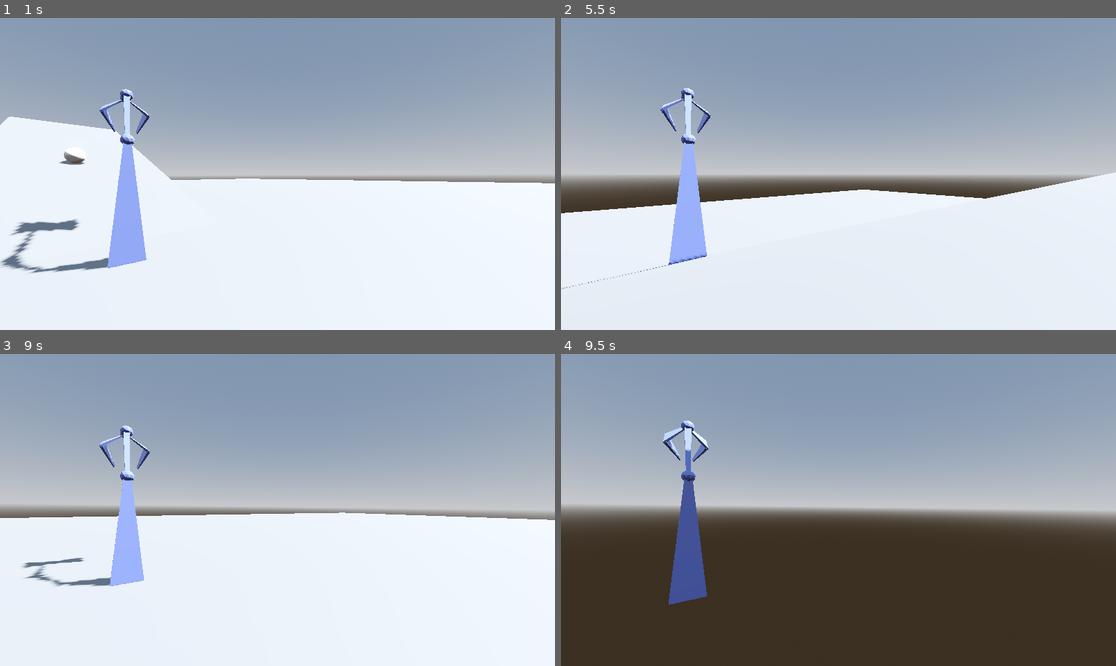
Above: before the commit, frames 1-4 (two rows, left to right).
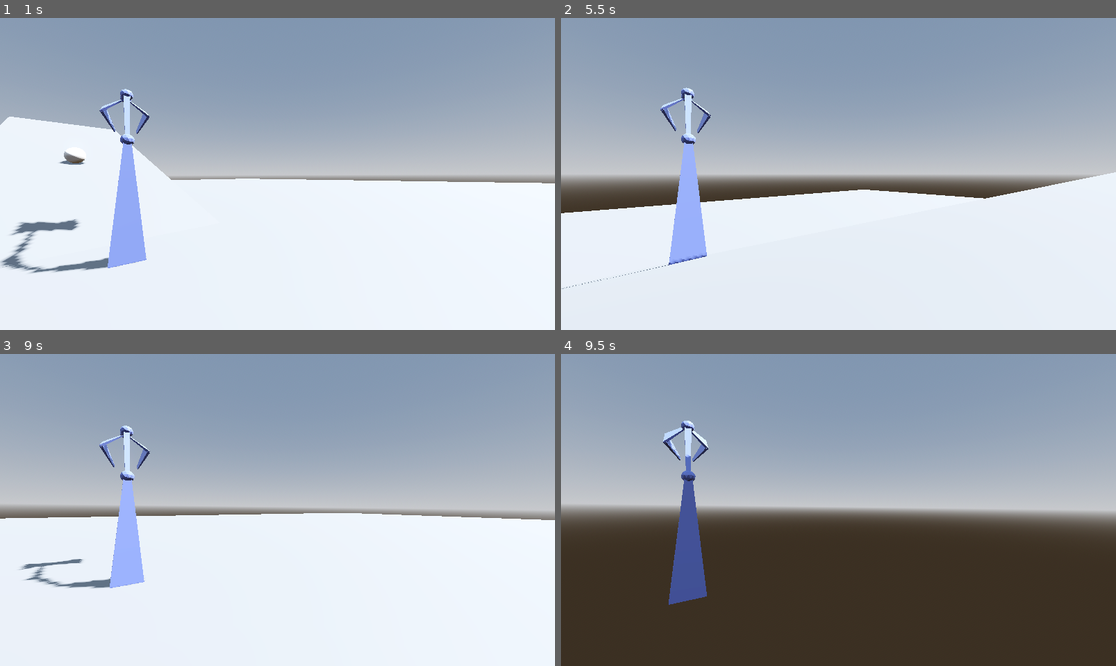
Above: after the commit, the same moments.

Repository: ekmjt/Assignment4
Game: Godot game, scene res://world.tscn
Two runs of this game, one before a commit and one after it. Both use one fixed random seed, a clock stepped at 60 frames per second and the inputs below.
Inputs (mouse positions are in pixels of both pictures, inside the frame that each line leads up to):
- Up to frame 1 (1 s): move the mouse to (305, 174) at 0.52 s; hold W (forward) from 0.53 s (still down); tap 3 (letgo) at 0.6 s
- Up to frame 2 (5.5 s): keep holding W (forward); move the mouse to (810, 174) at 1.27 s; tap 1 (grab) at 1.35, 4.35 s; tap 3 (letgo) at 1.55, 2.1, 3.05, 3.6, 4.55, 5.1 s; move the mouse to (849, 167) at 2.02 s; move the mouse to (832, 180) at 2.77 s; tap 2 (pick) at 2.85 s; move the mouse to (877, 177) at 3.52 s; move the mouse to (794, 170) at 4.27 s; move the mouse to (844, 174) at 5.02 s
- Up to frame 3 (9 s): move the mouse to (255, 503) at 5.77 s; release W (forward) at 5.78 s; hold D (right) 5.78-6.53 s; tap 2 (pick) at 5.85, 8.85 s; tap 3 (letgo) at 6.05, 6.6, 7.55, 8.1 s; move the mouse to (305, 510) at 6.52 s; hold W (forward) 6.53-8.78 s; move the mouse to (249, 510) at 7.27 s; tap 1 (grab) at 7.35 s; move the mouse to (288, 503) at 8.02 s; move the mouse to (271, 516) at 8.77 s; hold A (left) from 8.78 s (still down)
- Up to frame 4 (9.5 s): keep holding A (left); tap 3 (letgo) at 9.05 s

Frame 1 is identical in both runs. In frame 2, less than 0.1% of the frame differs, in the area x 0-100%, y 22-87%; in frame 3, 0.5%, in the area x 0-99%, y 26-76%; in frame 4, less than 0.1%.

Commit message:
Added Goal and Goal Detection

Diff:
--- a/3danimblender 3/arm.gd
+++ b/3danimblender 3/arm.gd
@@ -8,6 +8,8 @@
 @onready var Ray_Cast = $Armature/RayCast3D
 @onready var grabbing_area = $Armature/GrabbingArea  # Area3D for detecting the ball
 @onready var ball_material = $"../Ball/MeshInstance3D".material_override  # Reference to the ball's material
+@onready var GoalArea = $"../Goal/Area3D"  # Reference to the goal area
+@onready var ball = $"../Ball"  # Reference to the ball node
 
 @export_group("Arm movement")
 @export var ArmSpeed = 5.0
@@ -16,7 +18,7 @@
 @export var gravity = 9.8
 
 @export_group("Holding Objects")
-@export var throwPower = 7.5
+@export var throwPower = 50
 @export var pullSpeed = 5.0  # Speed for holding the object in place
 @export var following = 2.5
 @export var pick_up_speed = 0.5  # Speed for picking up the object
@@ -28,13 +30,17 @@
 var object_held: RigidBody3D
 var is_animating: bool = false  # Track animation state to avoid conflicts
 var can_grab: bool = false  # Track if object is within range for grabbing
+var score: int = 0  # Track the player's score
+var initial_ball_position: Vector3
 
 func _ready():
 	Input.mouse_mode = Input.MOUSE_MODE_CAPTURED
+	initial_ball_position = ball.global_transform.origin
 
 	# Connect Area3D signals
 	grabbing_area.connect("body_entered", Callable(self, "_on_body_entered"))
 	grabbing_area.connect("body_exited", Callable(self, "_on_body_exited"))
+	GoalArea.connect("body_entered", Callable(self, "_on_goal_entered"))  # Connect signal for goal detection
 
 func _process(_delta):
 	# Input Path
@@ -97,9 +103,10 @@
 		# Simultaneous throw with animation
 		var throw_direction = -camera.global_transform.basis.z  # Forward direction of the camera
 		object_held.apply_central_impulse(throw_direction * throwPower)  # Apply controlled throw impulse
-		object_held.linear_velocity = throw_direction * pullSpeed  # Add smoother velocity for realism
+		object_held.linear_velocity = throw_direction * throwPower  # Add smoother velocity for realism
 		object_held = null  # Release the object
 		is_animating = false
+		reset_ball()  # Reset the ball after throwing
 
 func control_holding_objects():
 	if is_animating:
@@ -135,6 +142,21 @@
 		highlight_grabbing_area(false)
 		can_grab = false
 
+# Handle when the ball enters the goal area
+func _on_goal_entered(body):
+	if body.name == "Ball":
+		score += 1
+		print("Goal! Your score: " + str(score))
+		reset_ball()
+
+func reset_ball():
+	await get_tree().create_timer(1.0).timeout  # Delay for 1 second before resetting
+	ball.global_transform.origin = initial_ball_position  # Reset ball position to starting point
+	ball.linear_velocity = Vector3.ZERO  # Reset ball velocity
+	ball.angular_velocity = Vector3.ZERO  # Reset ball angular velocity
+
+func miss():
+	reset_ball()
 
 func highlight_grabbing_area(enable):
 	if enable:
--- a/3danimblender 3/world.tscn
+++ b/3danimblender 3/world.tscn
@@ -1,6 +1,7 @@
-[gd_scene load_steps=34 format=4 uid="uid://c700pjn84lp4f"]
+[gd_scene load_steps=37 format=4 uid="uid://c700pjn84lp4f"]
 
 [ext_resource type="Script" path="res://arm.gd" id="1_ocdue"]
+[ext_resource type="ArrayMesh" uid="uid://byjksdc8cin4k" path="res://16518_TargetHolder_FBGoalPost_V2_NEW.obj" id="2_mhxn8"]
 
 [sub_resource type="ProceduralSkyMaterial" id="ProceduralSkyMaterial_fwl0a"]
 sky_horizon_color = Color(0.64625, 0.65575, 0.67075, 1)
@@ -565,6 +566,12 @@
 [sub_resource type="SphereShape3D" id="SphereShape3D_ov3tb"]
 radius = 0.3
 
+[sub_resource type="ConcavePolygonShape3D" id="ConcavePolygonShape3D_n0qat"]
+data = PackedVector3Array(-0.5, 0.5, 0.5, 0.5, 0.5, 0.5, -0.5, -0.5, 0.5, 0.5, 0.5, 0.5, 0.5, -0.5, 0.5, -0.5, -0.5, 0.5, 0.5, 0.5, -0.5, -0.5, 0.5, -0.5, 0.5, -0.5, -0.5, -0.5, 0.5, -0.5, -0.5, -0.5, -0.5, 0.5, -0.5, -0.5, 0.5, 0.5, 0.5, 0.5, 0.5, -0.5, 0.5, -0.5, 0.5, 0.5, 0.5, -0.5, 0.5, -0.5, -0.5, 0.5, -0.5, 0.5, -0.5, 0.5, -0.5, -0.5, 0.5, 0.5, -0.5, -0.5, -0.5, -0.5, 0.5, 0.5, -0.5, -0.5, 0.5, -0.5, -0.5, -0.5, 0.5, 0.5, 0.5, -0.5, 0.5, 0.5, 0.5, 0.5, -0.5, -0.5, 0.5, 0.5, -0.5, 0.5, -0.5, 0.5, 0.5, -0.5, -0.5, -0.5, 0.5, 0.5, -0.5, 0.5, -0.5, -0.5, -0.5, 0.5, -0.5, 0.5, 0.5, -0.5, -0.5, -0.5, -0.5, -0.5)
+
+[sub_resource type="BoxShape3D" id="BoxShape3D_t8bnu"]
+size = Vector3(3.73779, 1, 3.09641)
+
 [node name="World" type="Node3D"]
 transform = Transform3D(1, 0, 0, 0, 1, 0, 0, 0, 1, 0, -0.0801024, 0)
 
@@ -604,35 +611,35 @@
 bones/1/rest = Transform3D(1, 1.48084e-08, -2.37958e-07, -1.77636e-15, 0.998069, 0.062111, 2.38419e-07, -0.062111, 0.998069, -1.77636e-15, 2.00223, 7.45058e-09)
 bones/1/enabled = true
 bones/1/position = Vector3(-1.77636e-15, 2.00223, 7.45058e-09)
-bones/1/rotation = Quaternion(-0.196425, -9.97338e-08, -3.69684e-08, 0.980519)
+bones/1/rotation = Quaternion(-0.243747, -9.88734e-08, -4.31165e-08, 0.969839)
 bones/1/scale = Vector3(1, 1, 1)
 bones/2/name = "arm2"
 bones/2/parent = 1
 bones/2/rest = Transform3D(1, 1.26248e-15, -2.83937e-14, 1.05879e-21, 0.999013, 0.0444195, 2.84217e-14, -0.0444195, 0.999013, 0, 1.00011, 0)
 bones/2/enabled = true
 bones/2/position = Vector3(0, 1.00011, 0)
-bones/2/rotation = Quaternion(-0.453379, -1.07874e-14, -1.90248e-14, 0.891318)
+bones/2/rotation = Quaternion(-0.436719, -1.41447e-14, 4.05809e-16, 0.899598)
 bones/2/scale = Vector3(1, 1, 1)
 bones/3/name = "armend"
 bones/3/parent = 2
 bones/3/rest = Transform3D(1, -1.13687e-13, -5.6426e-07, -5.63265e-07, -0.0593598, -0.998237, -3.34942e-08, 0.998237, -0.0593598, 0, 1.00177, 1.67638e-08)
 bones/3/enabled = true
 bones/3/position = Vector3(0, 1.00177, 1.67638e-08)
-bones/3/rotation = Quaternion(0.817906, 7.25259e-08, -2.56512e-07, 0.575352)
+bones/3/rotation = Quaternion(0.792458, 9.91634e-08, -2.46161e-07, 0.609927)
 bones/3/scale = Vector3(1, 1, 1)
 bones/4/name = "finger0"
 bones/4/parent = 3
 bones/4/rest = Transform3D(0.707107, -0.707107, -5.06588e-07, -0.707107, -0.707107, -5.02213e-08, -3.227e-07, 3.93724e-07, -1, -2.35287e-15, 5.96046e-08, 1.49198e-10)
 bones/4/enabled = true
 bones/4/position = Vector3(-2.35287e-15, 5.96046e-08, 1.49198e-10)
-bones/4/rotation = Quaternion(0.915139, -0.403003, 0.00960759, -0.00397955)
+bones/4/rotation = Quaternion(0.896694, -0.4416, 0.0281634, -0.0116656)
 bones/4/scale = Vector3(1, 1, 1)
 bones/5/name = "finger1"
 bones/5/parent = 3
 bones/5/rest = Transform3D(0.707107, 0.707107, -5.32026e-07, 0.707107, -0.707107, 3.96846e-08, -3.48138e-07, -4.04261e-07, -1, -2.35287e-15, 5.96046e-08, 1.49198e-10)
 bones/5/enabled = true
 bones/5/position = Vector3(-2.35287e-15, 5.96046e-08, 1.49198e-10)
-bones/5/rotation = Quaternion(0.913448, 0.406769, -0.0114004, -0.00472224)
+bones/5/rotation = Quaternion(0.891099, 0.452365, -0.0334141, -0.0138407)
 bones/5/scale = Vector3(1, 1, 1)
 bones/6/name = "ikarmpole0"
 bones/6/parent = -1
@@ -652,8 +659,8 @@
 bones/8/parent = -1
 bones/8/rest = Transform3D(1, 0, 0, 0, 0, 1, 0, -1, 0, 0, 4, 0)
 bones/8/enabled = true
-bones/8/position = Vector3(0, 3.21827, -1.2091)
-bones/8/rotation = Quaternion(-0.951385, 0, 0, 0.308005)
+bones/8/position = Vector3(0, 3.12277, -1.31351)
+bones/8/rotation = Quaternion(-0.971279, 0, 0, 0.237943)
 bones/8/scale = Vector3(1, 1, 1)
 
 [node name="Cube_002" type="MeshInstance3D" parent="arm/Armature/Skeleton3D"]
@@ -738,3 +745,20 @@
 
 [node name="CollisionShape3D" type="CollisionShape3D" parent="Ball"]
 shape = SubResource("SphereShape3D_ov3tb")
+
+[node name="Goal" type="StaticBody3D" parent="."]
+
+[node name="GoalMesh" type="MeshInstance3D" parent="Goal"]
+transform = Transform3D(-2.18557e-08, -0.5, 0, -2.18557e-08, 9.55343e-16, 0.5, -0.5, 2.18557e-08, -2.18557e-08, 15, 0, 6)
+mesh = ExtResource("2_mhxn8")
+
+[node name="CollisionShape3D" type="CollisionShape3D" parent="Goal"]
+transform = Transform3D(1, 0, 0, 0, 1, 0, 0, 0, 1, 36.6677, 0.731412, 0)
+shape = SubResource("ConcavePolygonShape3D_n0qat")
+
+[node name="Area3D" type="Area3D" parent="Goal"]
+transform = Transform3D(-4.37114e-08, -1, 0, 1, -4.37114e-08, 0, 0, 0, 1, 15, 0, 4)
+
+[node name="CollisionShape3D" type="CollisionShape3D" parent="Goal/Area3D"]
+transform = Transform3D(1, 0, 0, 0, 1, 0, 0, 0, 1, 5.59172, -3.81811, -3.28423)
+shape = SubResource("BoxShape3D_t8bnu")
Not shown, added: 3danimblender 3/16518_TargetHolder_FBGoalPost_V2_NEW.obj
Not shown, added: 3danimblender 3/16518_TargetHolder_FBGoalPost_V2_NEW.obj.import
